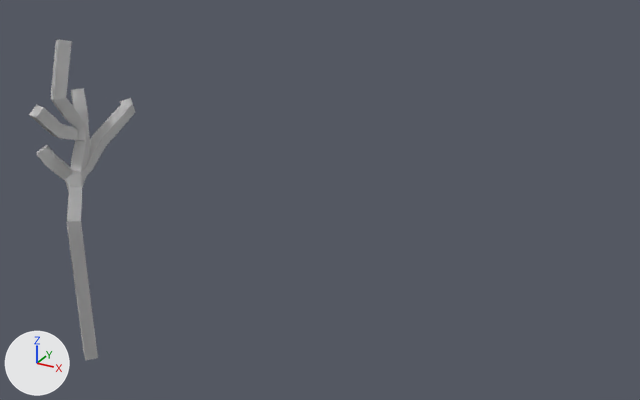
The Blender file FeasibilityTests/Assets/3D Models/tree.blend as it was, and as the next commit left it.
One viewpoint serves both versions: a 50 mm camera at (12.0, -36.1, 24.2) aimed at (-5.5, -4.4, 8.4). Arrows for +X, +Y and +Z are at lower left; the lights stay in place.
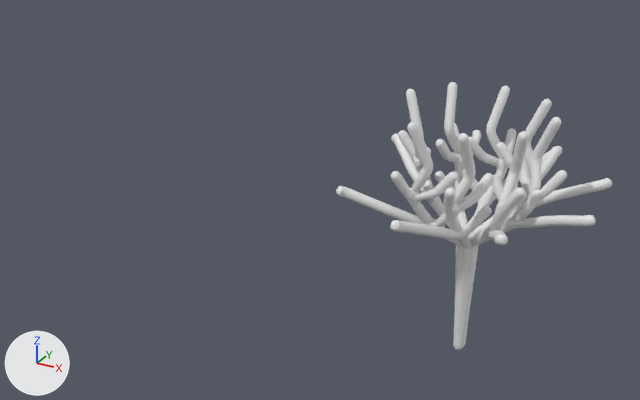
What the commit changed:
Object 'Plane' (ob_plane) moves from (-11.51, -13.27, 3.39) to (-0.04, -0.01, 0.04).
Object 'Plane' (ob_plane) turns from (0, 0, 0) to (0, 0, 42) degrees about x, y and z.
Object 'Plane' (ob_plane) gains a SUBSURF modifier named 'Subdivision'.
Object 'Plane' (ob_plane) has a ARRAY modifier named 'Array'.
Modifier setting removed (it was relative_offset_displace = (0.0, 0.0, 0.0)).
Modifier setting: count = 8.
Modifier setting: use_relative_offset = False.
Object 'Plane' (ob_plane) has a ARRAY modifier named 'Array'.
Modifier setting: offset_object = ob_empty.
Object 'Empty' (ob_empty) is new.
Its location is (0.0, 0.0, 0.0).

What differs and where, as boxes [x1, y1, x2, y2] in the pictures (640 x 400 px):
'Plane', moved, turned, modifiers changed: before [29, 39, 135, 360]; after [336, 82, 612, 350]
